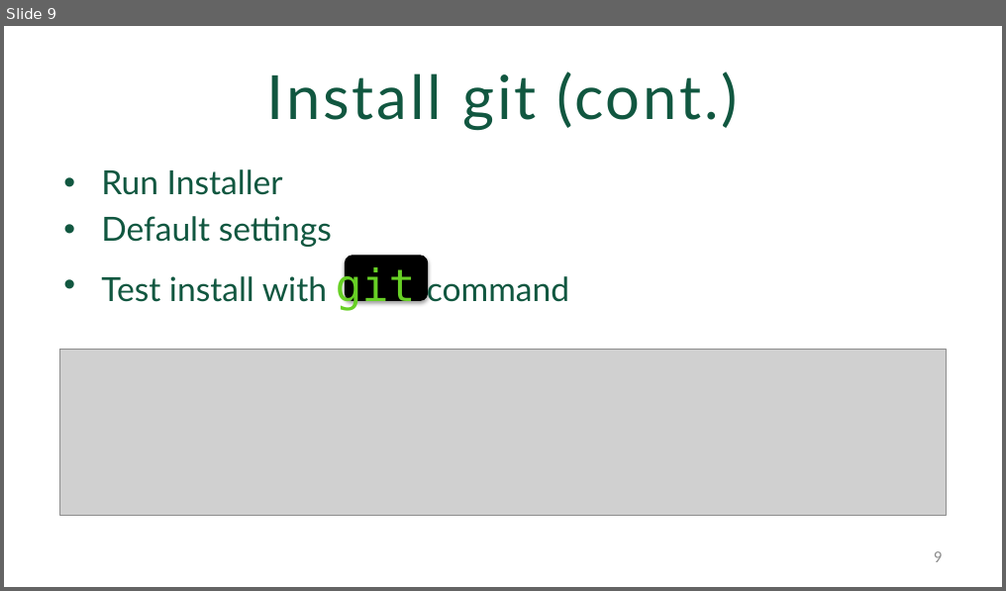
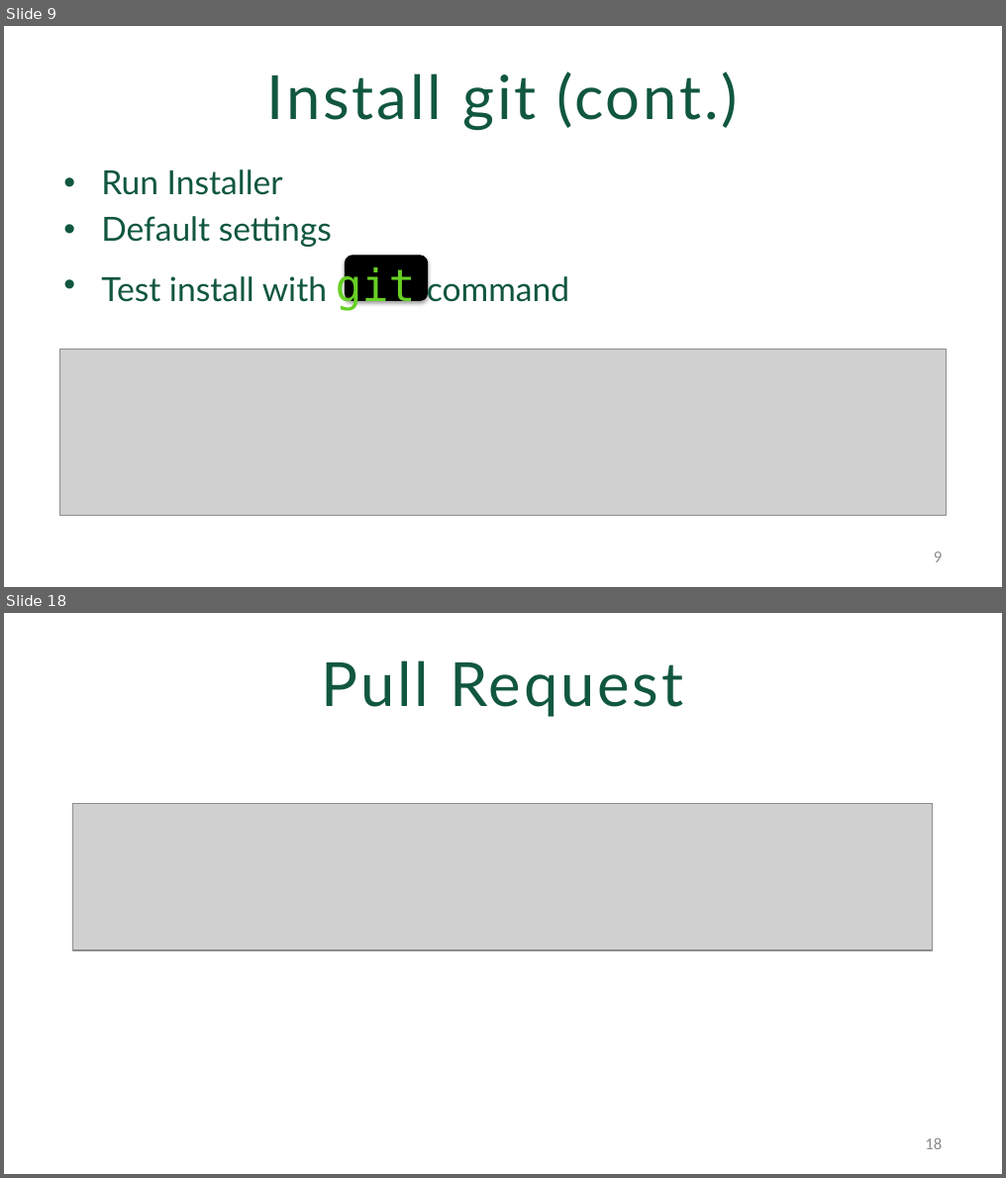
Before and after one commit to WilliamandMary-BUAD5082-Spring2017/Introduction-to-git-and-github, a slide deck: IntroToGit2017.pptx. Shown one above the other, each under a label of ours: slide 9 before the commit, slides 9 and 18 after it; the slides between them are not shown. The pictures are 1006x591 and 1006x1178 pixels, drawn with LibreOffice and Linux fonts; fonts in the diff are those of the drawing; grey boxes stand for pictures; background and template pictures are left out. Boxes give left, top, right and bottom in pixels: in the first picture for what was removed or moved away, otherwise in the second. Text is boxed around its words. In the diff, an @@ line names an element or a change of style, - is before the commit and + after.

```diff
--- a/IntroToGit2017.pptx
+++ b/IntroToGit2017.pptx
@@ slide 18 added at [4,613,1002,1174], background picture (left out) @@
@@ title added at [322,661,684,717], 44 pt, text #115740 @@
+Pull Request
@@ picture added at [73,804,932,952] @@
@@ page number added at [925,1138,942,1150], 12 pt, text #8C8C8C @@
+18
```
Also in this commit, not shown: 2 slides changed, 10 other slides added.
